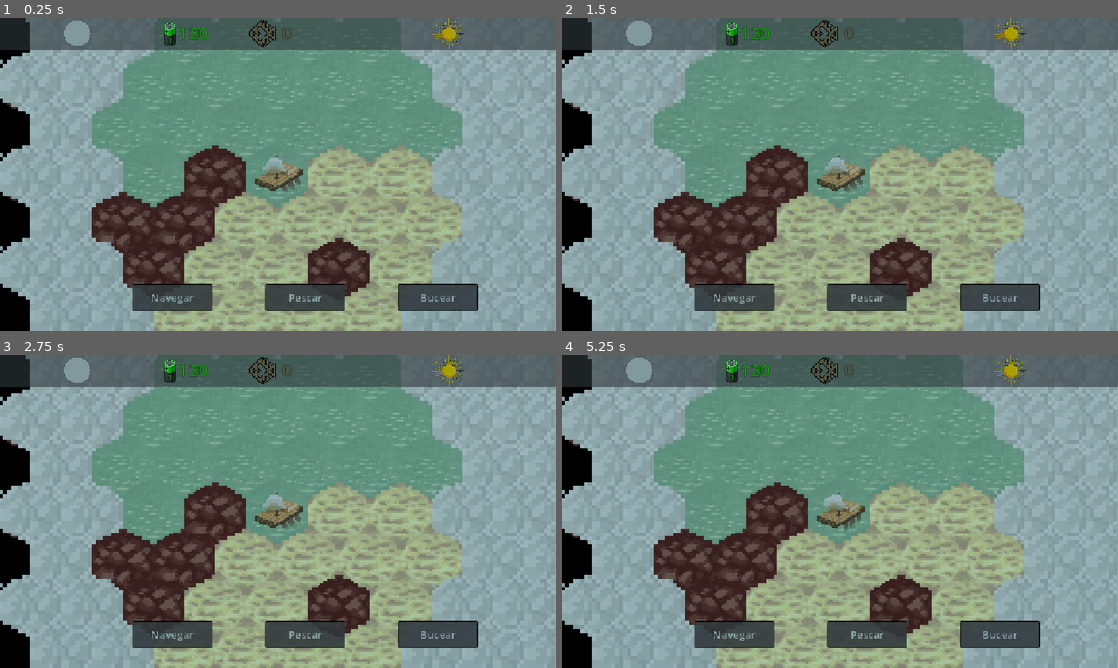
Above: before the commit, frames 1-4 (two rows, left to right).
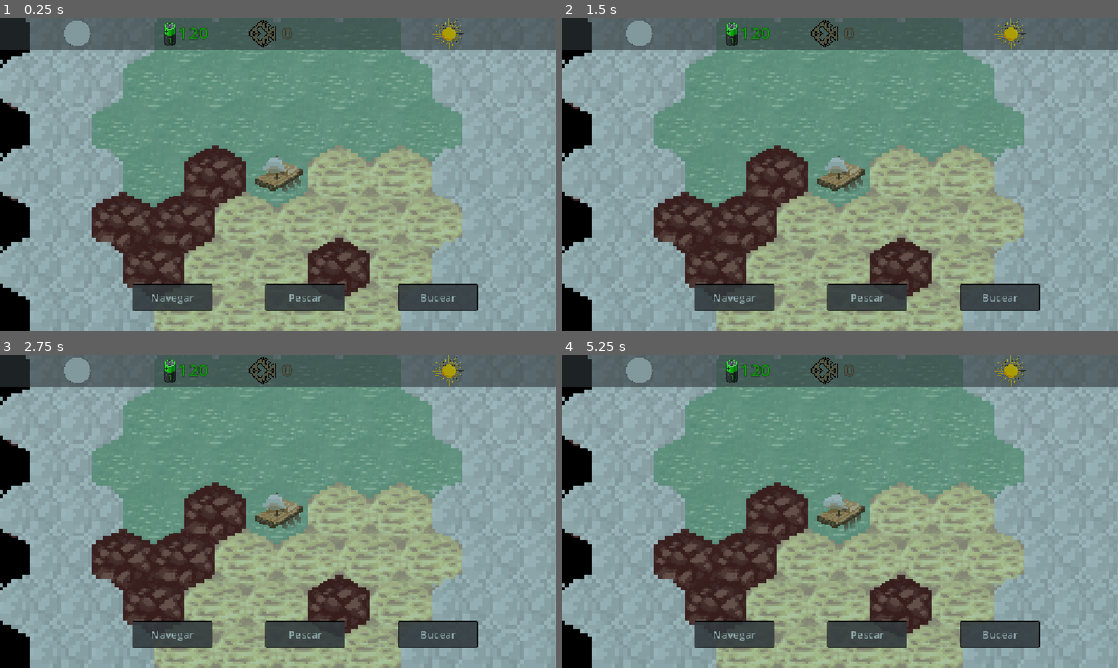
Above: after the commit, the same moments.

Repository: dabantoibarguen/Mullu-PGJ2026
Game: Godot game, scene res://navegacion/navegacion.tscn
The game is run twice, just before and just after one commit, with the same random seed, the same clock (stepped at 60 frames per second) and the same inputs. The engine's default icon, where the game draws it, is replaced by a stand-in: a white triangle on a blue panel in a dark square.
Inputs (mouse positions are in pixels of both pictures, inside the frame that each line leads up to):
- Up to frame 1 (0.25 s): no input
- Up to frame 2 (1.5 s): tap Enter at 0.5 s; move the mouse to (962, 158) at 0.52 s; hold Right (ui_right) 0.53-1.28 s; tap Space at 0.77 s; move the mouse to (728, 190) at 1.27 s; hold Down (ui_down) from 1.28 s (still down)
- Up to frame 3 (2.75 s): tap Space at 1.52 s; move the mouse to (333, 442) at 2.02 s; release Down (ui_down) at 2.03 s; hold Right (ui_right) from 2.03 s (still down)
- Up to frame 4 (5.25 s): move the mouse to (812, 574) at 2.77 s; release Right (ui_right) at 2.78 s; hold Up (ui_up) 2.78-3.53 s; tap Space at 3.02, 3.77, 4.52 s; move the mouse to (1006, 558) at 3.52 s; hold Left (ui_left) 3.53-5.03 s; move the mouse to (673, 464) at 4.27 s; move the mouse to (867, 511) at 5.02 s; hold Down (ui_down) from 5.03 s (still down)

The runs differ from the first frame. In frame 1, 1.0% of the frame differs, in the area x 17-77%, y 10-59%; in frame 2, 0.9%; in frame 3, 0.8%; in frame 4, 1.2%, in the area x 17-83%, y 10-44%.

Commit message:
fish counter fully working

Diff:
--- a/navegacion/nav_menu.gd
+++ b/navegacion/nav_menu.gd
@@ -4,6 +4,7 @@
 @onready var pescaBtn = $Psc
 @onready var buceoBtn = $Bco
 @onready var energyText = $EnergyL
+@onready var fishLabel = $PescaoL
 
 func _ready() -> void:
 	pass
@@ -23,3 +24,6 @@
 
 func update_energy(energy):
 	energyText.text = str(energy)
+
+func update_fish(fish):
+		fishLabel.text = str(fish)
--- a/navegacion/navegar.gd
+++ b/navegacion/navegar.gd
@@ -125,6 +125,7 @@
 
 func add_fish(total_fish):
 	resume_nav()
+	navMenu.update_fish(total_fish)
 	print(total_fish)
 
 func add_mullu(total_mullu):
